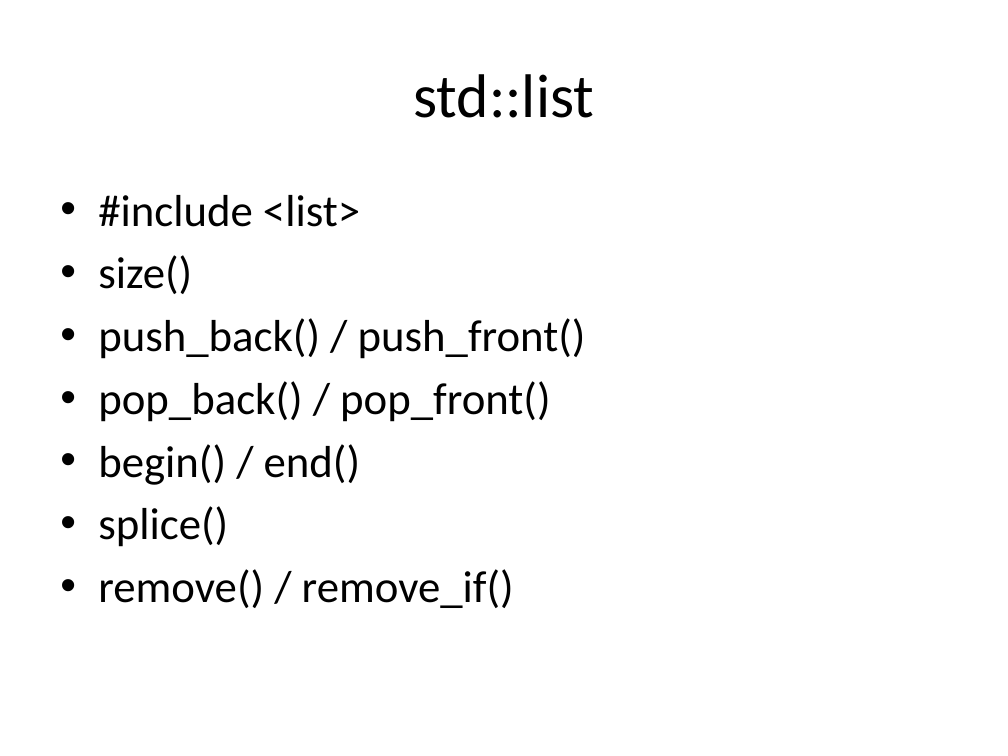
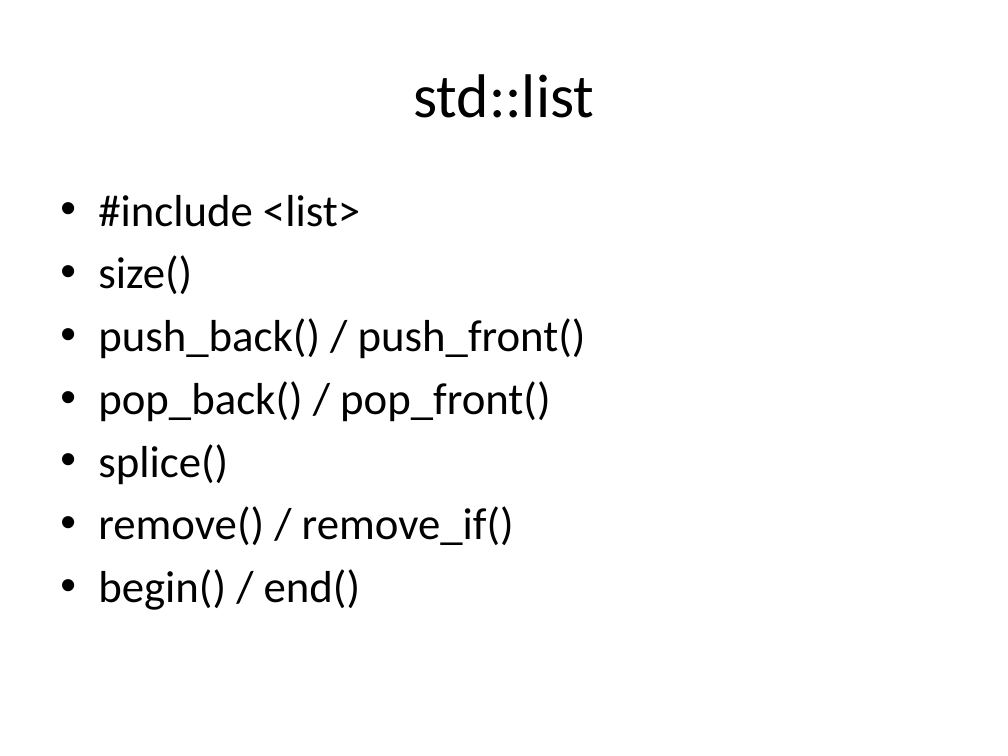
Before and after one commit to tscherkas/cpp_craft_1013, a slide deck: slide 11 of lections/cpp_craft_lec_1_part_2_v1_2.pptx. Drawn at 1008x756 pixels with LibreOffice and Linux fonts; fonts in the diff are those of the drawing. Boxes give left, top, right and bottom in pixels: in the first picture for what was removed or moved away, otherwise in the second. Text is boxed around its words. In the diff, an @@ line names an element or a change of style, - is before the commit and + after.

Commit message:
small changes in code formatting for first lection

```diff
--- a/lections/cpp_craft_lec_1_part_2_v1_2.pptx
+++ b/lections/cpp_craft_lec_1_part_2_v1_2.pptx
@@ text at bbox=[98, 444, 360, 485]: paragraph removed @@
-• begin() / end()
@@ text at bbox=[98, 569, 360, 610]: paragraph added @@
+• begin() / end()
```
